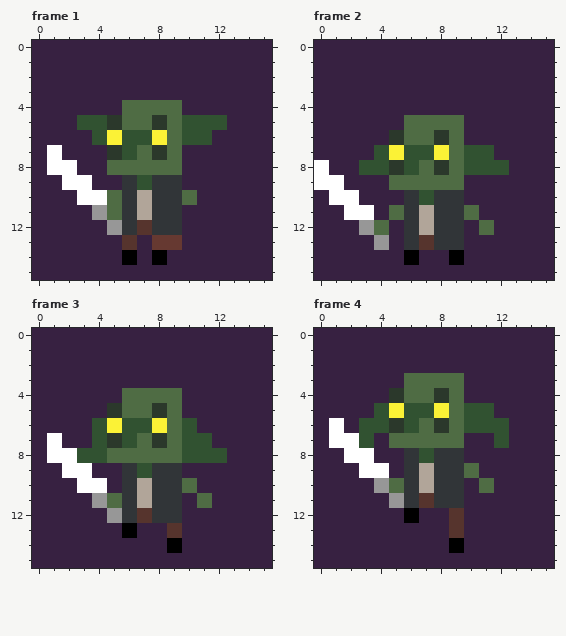
Edited in one commit: pixel-art file (assets/aseprite/goblin_downscale_walk.ase). Above is the file before it was changed.
16x16 pixels, 8 frames. Shown: frame 1, frame 2, frame 3, frame 4. The commit also changed other frames, which this record leaves out.
After the commit:
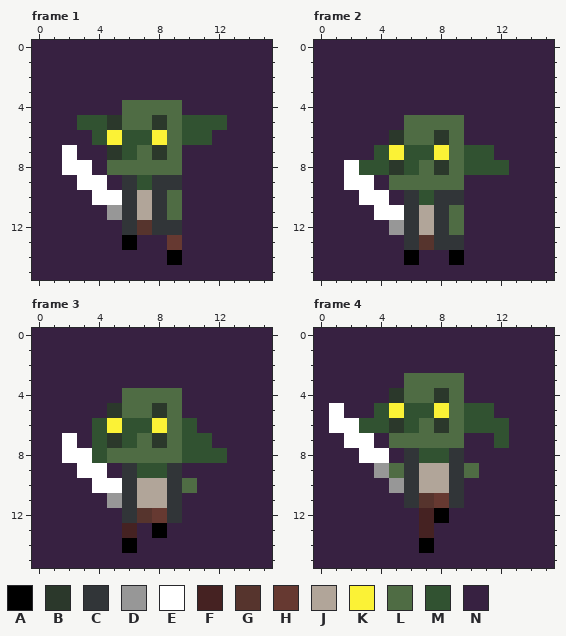
Palette (. is transparent): A #000000  B #2b382b  C #313538  D #979797  E #ffffff  F #452222  G #56342d  H #663931  J #b1a599  K #fbf236  L #4f6c44  M #315231  N #372141
Message: Better goblin walk animation
The exact change:
layer "body/arms" now hidden
layer "body/new arms" added
Frame 1:
Colour G becomes colour A in row 13 at x 6.
Colour N becomes colour A in row 14 at x 9.
Colour L becomes colour D in row 11 at x 5.
Colour L becomes colour E in row 10 at x 5.
Colour N becomes colour E in row 7 at x 2; in row 8 at x 3; in row 9 at x 4.
Colour C becomes colour L in rows 10 to 11 at x 9.
Colour A becomes colour N in row 14 at x 6 and 8.
Colour D becomes colour N in row 11 at x 4; in row 12 at x 5.
Colour E becomes colour N in rows 7 to 8 at x 1; in row 9 at x 2; in row 10 at x 3.
Colour H becomes colour N in row 13 at x 8.
Colour L becomes colour N in row 10 at x 10.
Frame 2:
Colour N becomes colour D in row 12 at x 5.
Colour L becomes colour E in row 11 at x 5.
Colour N becomes colour E in row 8 at x 2; in row 9 at x 2 to 3; in row 10 at x 3 to 4; in row 11 at x 4.
Colour C becomes colour L in rows 11 to 12 at x 9.
Colour D becomes colour N in row 12 at x 3; in row 13 at x 4.
Colour E becomes colour N in row 8 at x 0; in row 9 at x 0 to 1; in row 10 at x 1 to 2; in row 11 at x 2 to 3.
Colour L becomes colour N in row 11 at x 10; in row 12 at x 4 and 11.
Frame 3:
Colour N becomes colour A in row 13 at x 8; in row 14 at x 6.
Colour L becomes colour D in row 11 at x 5.
Colour M becomes colour E in row 8 at x 3.
Colour N becomes colour E in row 7 at x 2; in row 9 at x 4; in row 10 at x 5.
Colour A becomes colour F in row 13 at x 6.
Colour C becomes colour H in row 12 at x 8.
Colour C becomes colour J in rows 10 to 11 at x 8.
Colour C becomes colour M in row 9 at x 8.
Colour A becomes colour N in row 14 at x 9.
Colour D becomes colour N in row 11 at x 4; in row 12 at x 5.
Colour E becomes colour N in rows 7 to 8 at x 1; in row 9 at x 2; in row 10 at x 3.
Colour G becomes colour N in row 13 at x 9.
Colour L becomes colour N in row 11 at x 11.
Frame 4:
Colour N becomes colour A in row 12 at x 8; in row 14 at x 7.
Colour E becomes colour D in row 9 at x 4.
Colour L becomes colour D in row 10 at x 5.
Colour M becomes colour E in row 7 at x 3.
Colour N becomes colour E in row 5 at x 1; in row 6 at x 2; in row 8 at x 4.
Colour N becomes colour F in rows 12 to 13 at x 7.
Colour C becomes colour H in row 11 at x 8.
Colour C becomes colour J in rows 9 to 10 at x 8.
Colour N becomes colour L in row 9 at x 5.
Colour C becomes colour M in row 8 at x 8.
Colour A becomes colour N in row 12 at x 6; in row 14 at x 9.
Colour D becomes colour N in row 10 at x 4; in row 11 at x 5.
Colour E becomes colour N in row 7 at x 1; in row 8 at x 2; in row 9 at x 3.
Colour G becomes colour N in rows 12 to 13 at x 9.
Colour L becomes colour N in row 10 at x 11.
